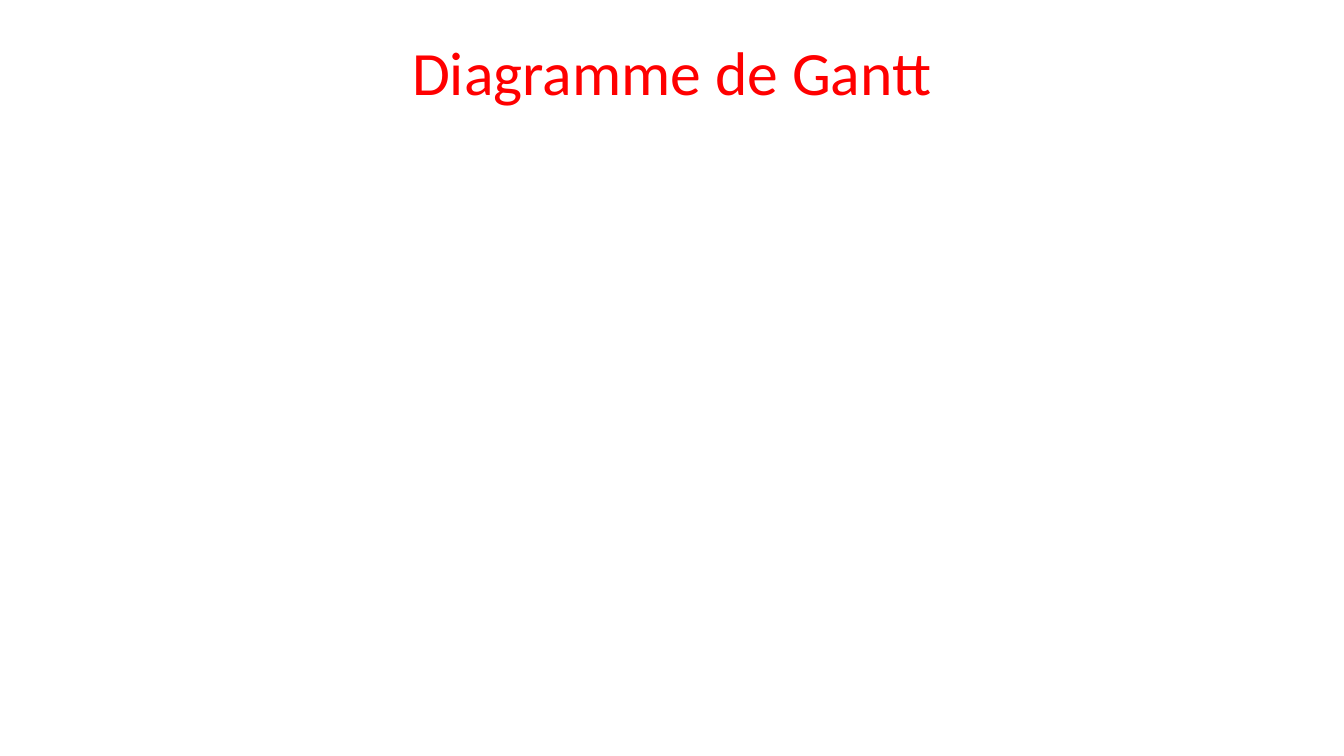
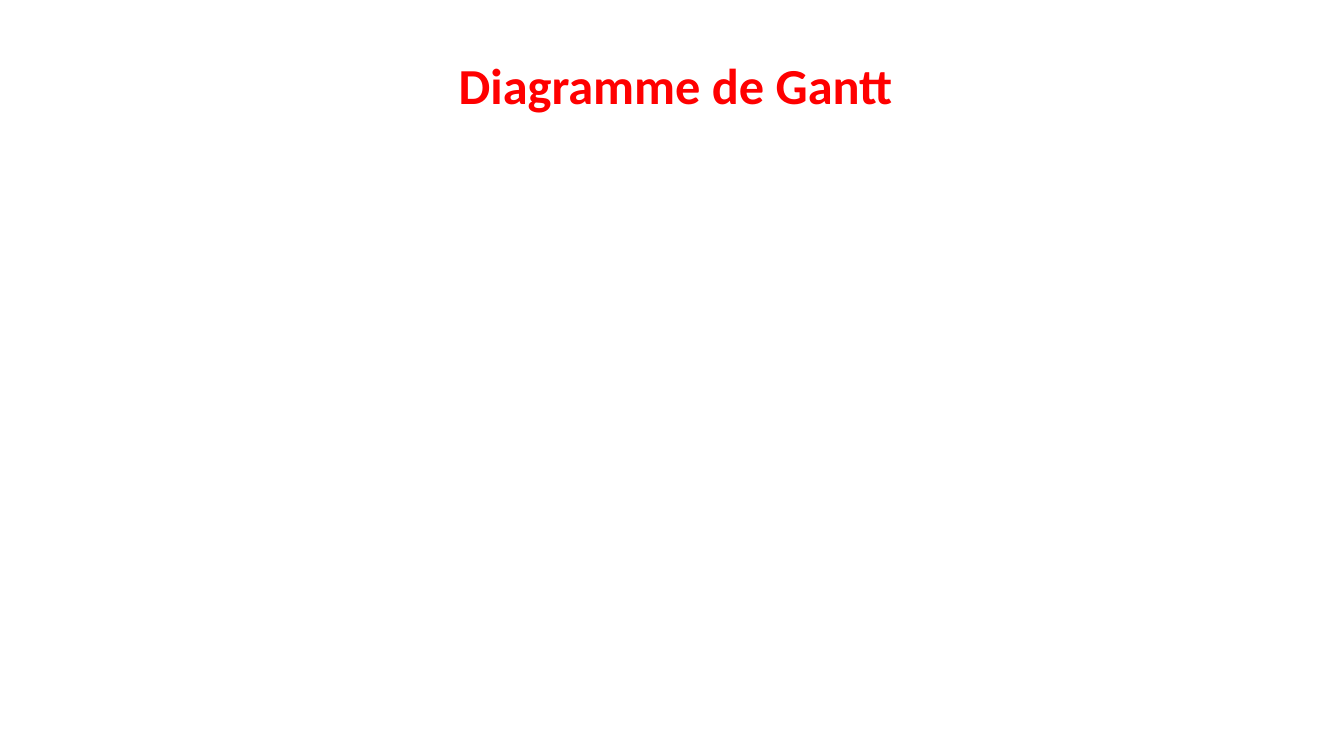
Before and after one commit to corentin-breny/Systeme_Escape_Game_13emePorte, a slide deck: slide 3 of Etudiants/Corentin/RDP n°1.pptx. Drawn at 1344x756 pixels with LibreOffice and Linux fonts; fonts in the diff are those of the drawing; background and template pictures are left out. Boxes give left, top, right and bottom in pixels: in the first picture for what was removed or moved away, otherwise in the second. Text is boxed around its words. In the diff, an @@ line names an element or a change of style, - is before the commit and + after.

```diff
--- a/Etudiants/Corentin/RDP n°1.pptx
+++ b/Etudiants/Corentin/RDP n°1.pptx
@@ rectangle added at bbox=[0, 47, 1344, 129], fill #FFFFFF at 93% opacity @@
@@ title "Diagramme de Gantt": place and size @@
-title "Diagramme de Gantt" at bbox=[412, 52, 931, 106]
+title "Diagramme de Gantt" at bbox=[459, 68, 893, 113]
@@ title "Diagramme de Gantt" at bbox=[459, 68, 893, 113]: size 44 to 36 pt, bold on @@
```
Also in this commit, not shown: 1 other slide changed, 2 slides added, 1 slide removed, 3 other files.
